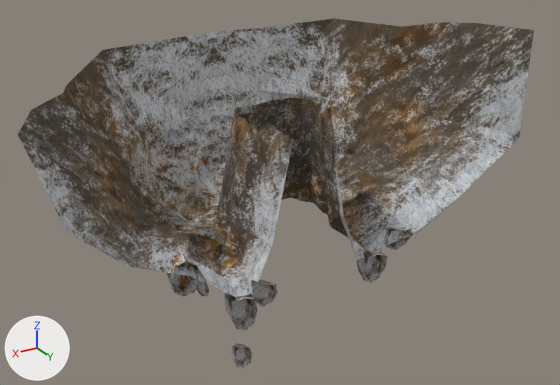
One commit to the OBJ model sceneobjs/zhanchang_fuben_194/zhanchang_fuben_194_dongkou_01.obj: the scene before it, then after it.
The view is the same before and after, from a 50 mm lens placed at (718.0, 1076.0, 499.0), pointed at (-25.0, -163.0, -120.0). Arrows for +X, +Y and +Z are at lower left; the lights stay in place. Where no turn or scale is listed for an object, it has been applied to the vertices.

Script lines for the objects in view, before the commit:
```python
me_zhanchang_fuben_194_dongkou_01 = bpy.data.meshes.new('zhanchang_fuben_194_dongkou_01')
me_zhanchang_fuben_194_dongkou_01.from_pydata(...)  # 418 vertices, 678 faces; spans x -520.0..501.0, y -381.0..12.0, z -376.0..185.0
me_zhanchang_fuben_194_dongkou_01.materials.append(mat_material_1)  # picture img_zhanchang_fuben_194_dongkou_01_png
ob_zhanchang_fuben_194_dongkou_01 = bpy.data.objects.new('zhanchang_fuben_194_dongkou_01', me_zhanchang_fuben_194_dongkou_01)
ob_zhanchang_fuben_194_dongkou_01.location = (0.0, 0.0, 0.0)
```
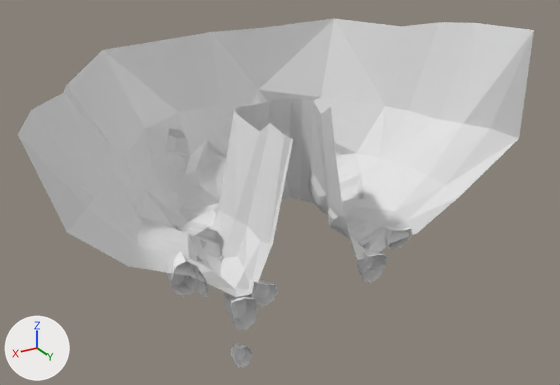
Where the change shows, as pixel boxes [x1, y1, x2, y2] in the pictures (560 x 385 px):
'zhanchang_fuben_194_dongkou_01', recoloured
    both: [18, 18, 534, 367]

What changed in the scene script:
```text
Add mat_material_1_1:
    mat_material_1_1 = principled_material('material_1')
    mat_material_1_1.base_color = (0.8, 0.8, 0.8)  # white #e7e7e7
    mat_material_1_1.roughness = 1.0
Change me_zhanchang_fuben_194_dongkou_01:
    where me_zhanchang_fuben_194_dongkou_01.from_pydata(...)  # 418 vertices, 678 faces; spans x -520.0..501.0, y -381.0..12.0, z -376.0..185.0
    remove me_zhanchang_fuben_194_dongkou_01.materials.append(mat_material_1)  # picture img_zhanchang_fuben_194_dongkou_01_png
    add me_zhanchang_fuben_194_dongkou_01.materials.append(mat_material_1_1)  # white #e7e7e7
```
